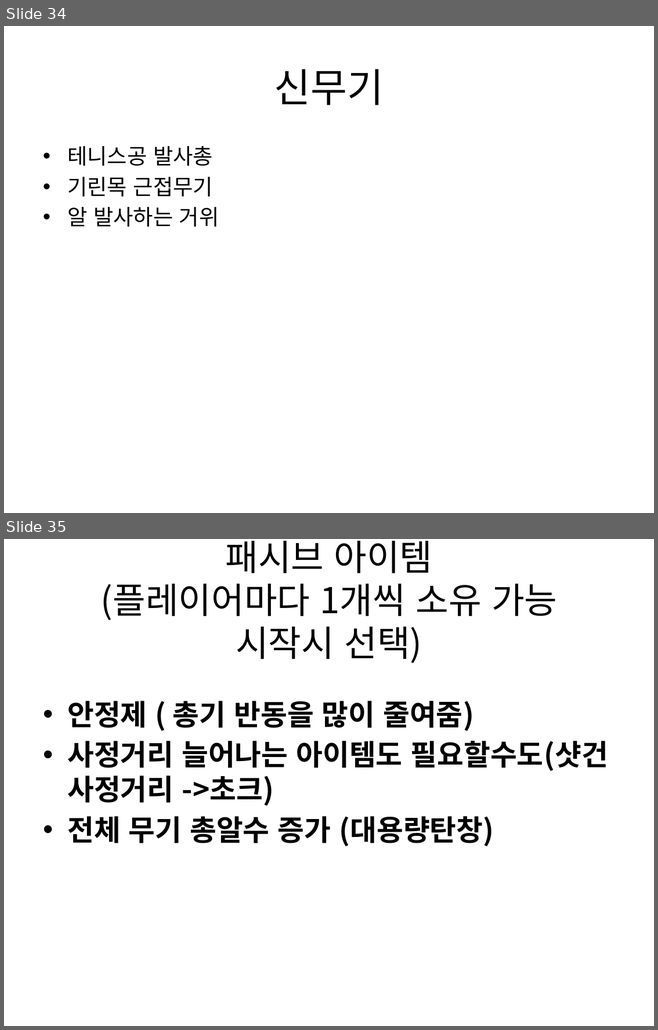
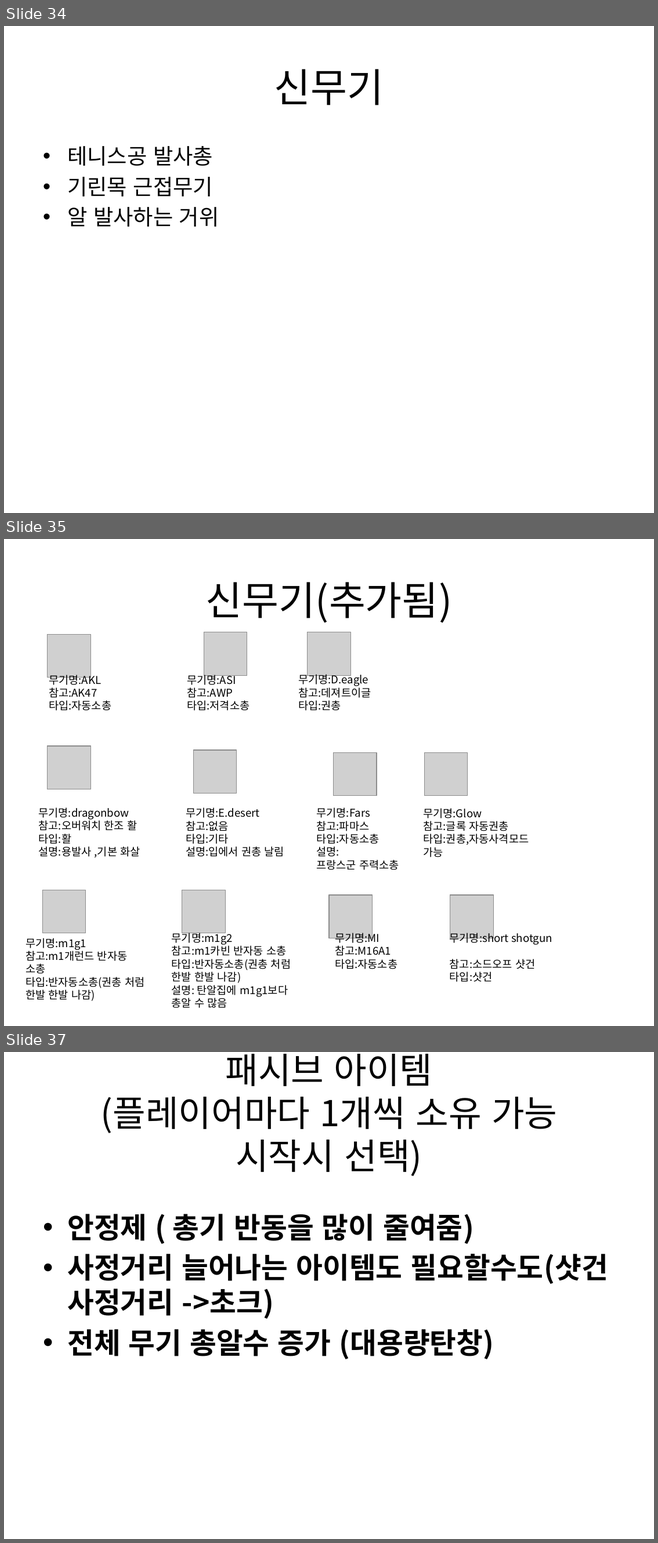
Before and after one commit to gkdlgndpdu/EscapeJail, a slide deck: EscapeJail/Assets/기획/스테이지1기획.pptx. Shown one above the other, each under a label of ours: slides 34 and 35 before the commit, slides 34, 35 and 37 after it; the slides between them are not shown. The pictures are 658x1030 and 658x1543 pixels, drawn with LibreOffice and Linux fonts; fonts in the diff are those of the drawing; grey boxes stand for pictures. Boxes give left, top, right and bottom in pixels: in the first picture for what was removed or moved away, otherwise in the second. Text is boxed around its words. In the diff, an @@ line names an element or a change of style, - is before the commit and + after.

```diff
--- a/EscapeJail/Assets/기획/스테이지1기획.pptx
+++ b/EscapeJail/Assets/기획/스테이지1기획.pptx
@@ slide 35 added at <box>4,539,654,1026</box>, background #FFFFFF @@
@@ title added at <box>206,582,452,623</box>, 44 pt, text #000000 @@
+신무기(추가됨)
@@ picture added at <box>48,635,91,678</box> @@
@@ picture added at <box>204,632,247,676</box> @@
@@ picture added at <box>307,632,351,676</box> @@
@@ text added at <box>49,673,111,711</box>, 12 pt, text #000000 @@
+무기명:AKL
+참고:AK47
+타입:자동소총
@@ text added at <box>187,673,249,711</box>, 12 pt, text #000000 @@
+무기명:ASI
+참고:AWP
+타입:저격소총
@@ text added at <box>298,672,371,711</box>, 12 pt, text #000000 @@
+무기명:D.eagle
+참고:데져트이글
+타입:권총
@@ picture added at <box>48,746,91,790</box> @@
@@ picture added at <box>193,750,237,794</box> @@
@@ picture added at <box>333,752,377,797</box> @@
@@ picture added at <box>424,752,468,797</box> @@
@@ text added at <box>38,808,140,858</box>, 12 pt, text #000000 @@
+무기명:dragonbow
+참고:오버워치 한조 활
+타입:활
+설명:용발사 ,기본 화살
@@ text added at <box>186,808,284,857</box>, 12 pt, text #000000 @@
+무기명:E.desert
+참고:없음
+타입:기타
+설명:입에서 권총 날림
@@ text added at <box>316,808,399,870</box>, 12 pt, text #000000 @@
+무기명:Fars
+참고:파마스
+타입:자동소총
+설명:
+프랑스군 주력소총
@@ text added at <box>423,808,528,857</box>, 12 pt, text #000000 @@
+무기명:Glow
+참고:글록 자동권총
+타입:권총,자동사격모드 가능
@@ picture added at <box>42,890,86,933</box> @@
@@ picture added at <box>182,890,226,933</box> @@
@@ picture added at <box>329,895,372,939</box> @@
@@ picture added at <box>449,895,493,939</box> @@
@@ text added at <box>25,938,144,1001</box>, 12 pt, text #000000 @@
+무기명:m1g1
+참고:m1개런드 반자동 소총
+타입:반자동소총(권총 처럼 한발 한발 나감)
@@ text added at <box>172,931,291,1008</box>, 12 pt, text #000000 @@
+무기명:m1g2
+참고:m1카빈 반자동 소총
+타입:반자동소총(권총 처럼 한발 한발 나감)
+설명: 탄알집에 m1g1보다 총알 수 많음
@@ text added at <box>335,931,397,969</box>, 12 pt, text #000000 @@
+무기명:MI
+참고:M16A1
+타입:자동소총
@@ text added at <box>449,931,552,982</box>, 12 pt, text #000000 @@
+무기명:short shotgun
+참고:소드오프 샷건
+타입:샷건
@@ what was slide 35 is now slide 37 @@
```
Also in this commit, not shown: 1 other slide added, 1 other file.
